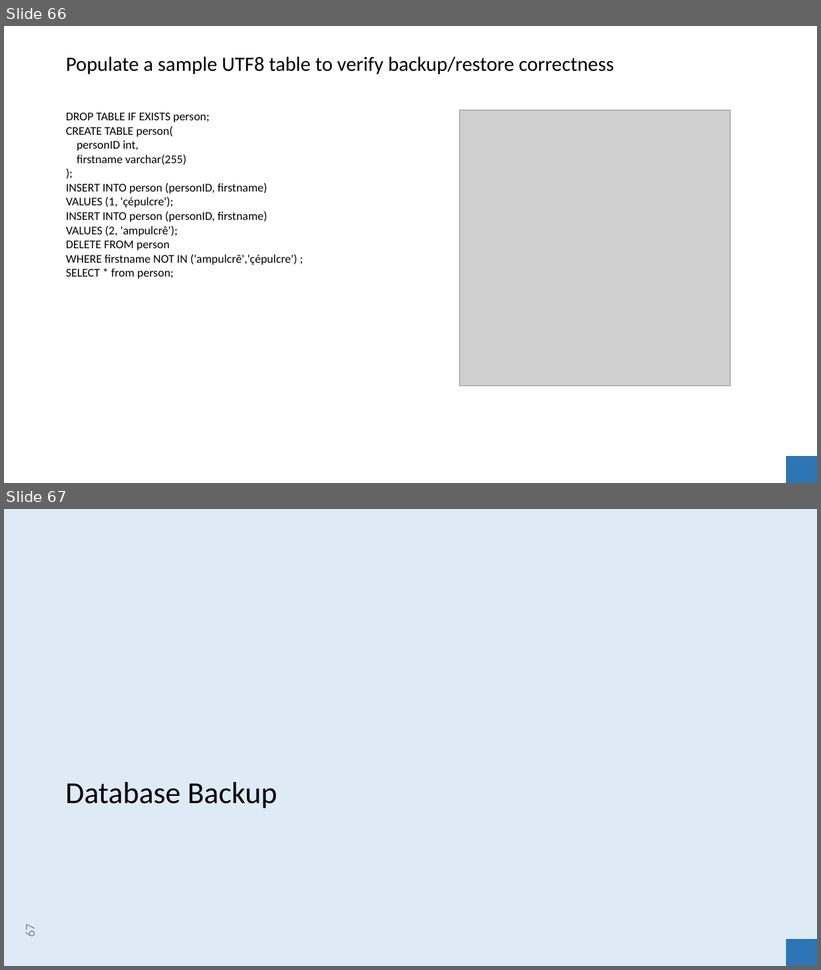
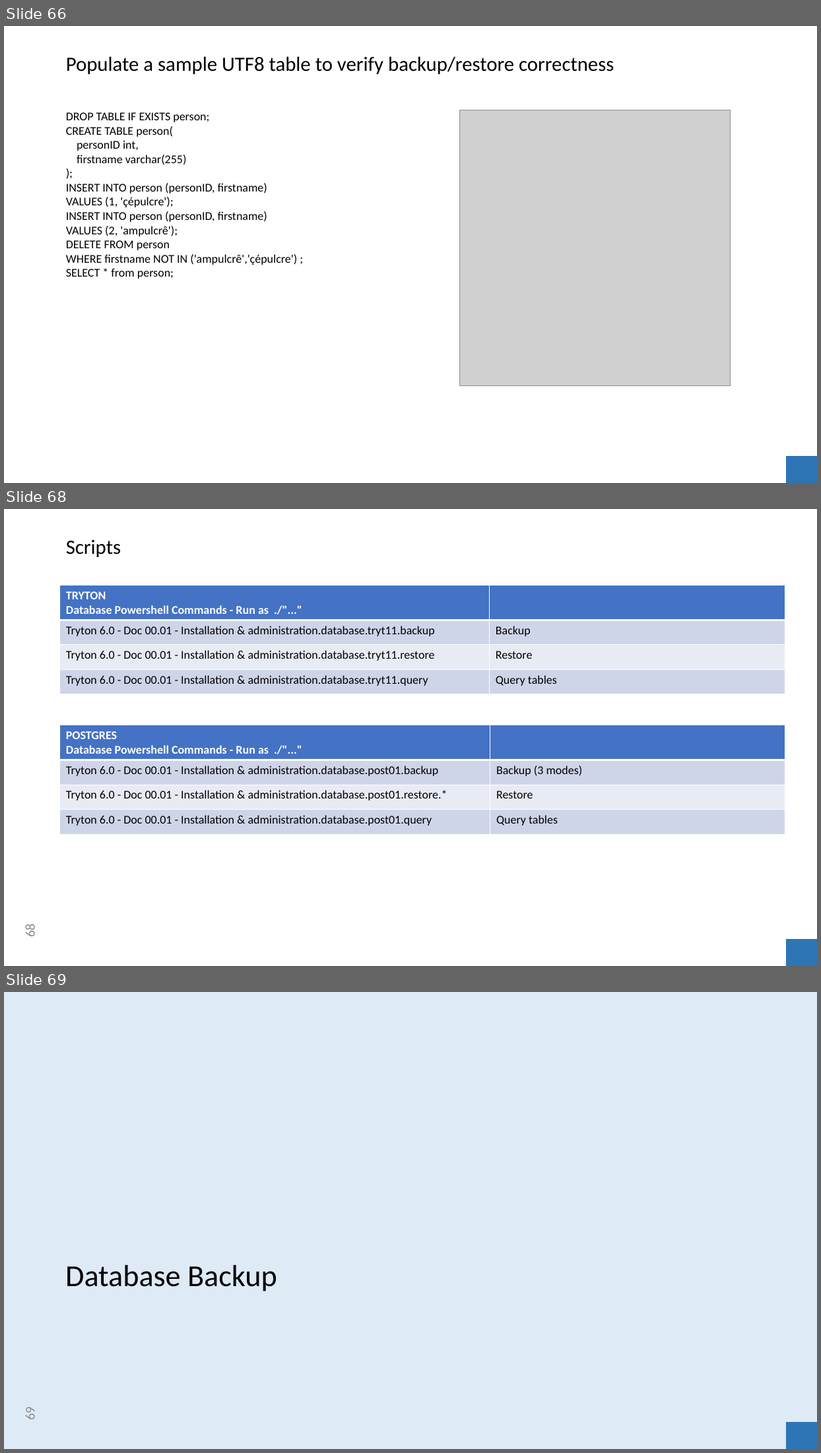
Before and after one commit to clixwise/tryton-by-example, a slide deck: Tryton 6.0 - Doc 00.01 - Installation & administration.pptx. Shown one above the other, each under a label of ours: slides 66 and 67 before the commit, slides 66, 68 and 69 after it; the slides between them are not shown. The pictures are 821x970 and 821x1453 pixels, drawn with LibreOffice and Linux fonts; fonts in the diff are those of the drawing; grey boxes stand for pictures. Boxes give left, top, right and bottom in pixels: in the first picture for what was removed or moved away, otherwise in the second. Text is boxed around its words. In the diff, an @@ line names an element or a change of style, - is before the commit and + after.

```diff
--- a/Tryton 6.0 - Doc 00.01 - Installation & administration.pptx
+++ b/Tryton 6.0 - Doc 00.01 - Installation & administration.pptx
@@ slide 68 added at (x1=4, y1=509, x2=817, y2=966), background #FFFFFF @@
@@ title added at (x1=66, y1=540, x2=121, y2=557), 24 pt, text #000000 @@
+Scripts
@@ table added at (x1=60, y1=586, x2=785, y2=694), 4 rows, 2 columns @@
+TRYTON Database Powershell Commands - Run as ./"..." | 
+Tryton 6.0 - Doc 00.01 - Installation & administration.database.tryt11.backup | Backup
+Tryton 6.0 - Doc 00.01 - Installation & administration.database.tryt11.restore | Restore
+Tryton 6.0 - Doc 00.01 - Installation & administration.database.tryt11.query | Query tables
@@ table added at (x1=60, y1=725, x2=785, y2=834), 4 rows, 2 columns @@
+POSTGRES Database Powershell Commands - Run as ./"..." | 
+Tryton 6.0 - Doc 00.01 - Installation & administration.database.post01.backup | Backup (3 modes)
+Tryton 6.0 - Doc 00.01 - Installation & administration.database.post01.restore.* | Restore
+Tryton 6.0 - Doc 00.01 - Installation & administration.database.post01.query | Query tables
@@ page number added at (x1=22, y1=925, x2=38, y2=937), 16 pt, text #8C8C8C @@
+68
@@ rectangle added at (x1=787, y1=940, x2=817, y2=966), fill #2E75B6 @@
@@ what was slide 67 is now slide 69 @@
@@ page number at (x1=22, y1=1408, x2=38, y2=1420): text changed @@
-67
+69
```
Also in this commit, not shown: 11 slides changed, 3 other slides added, 2 slides removed, 14 other files.
